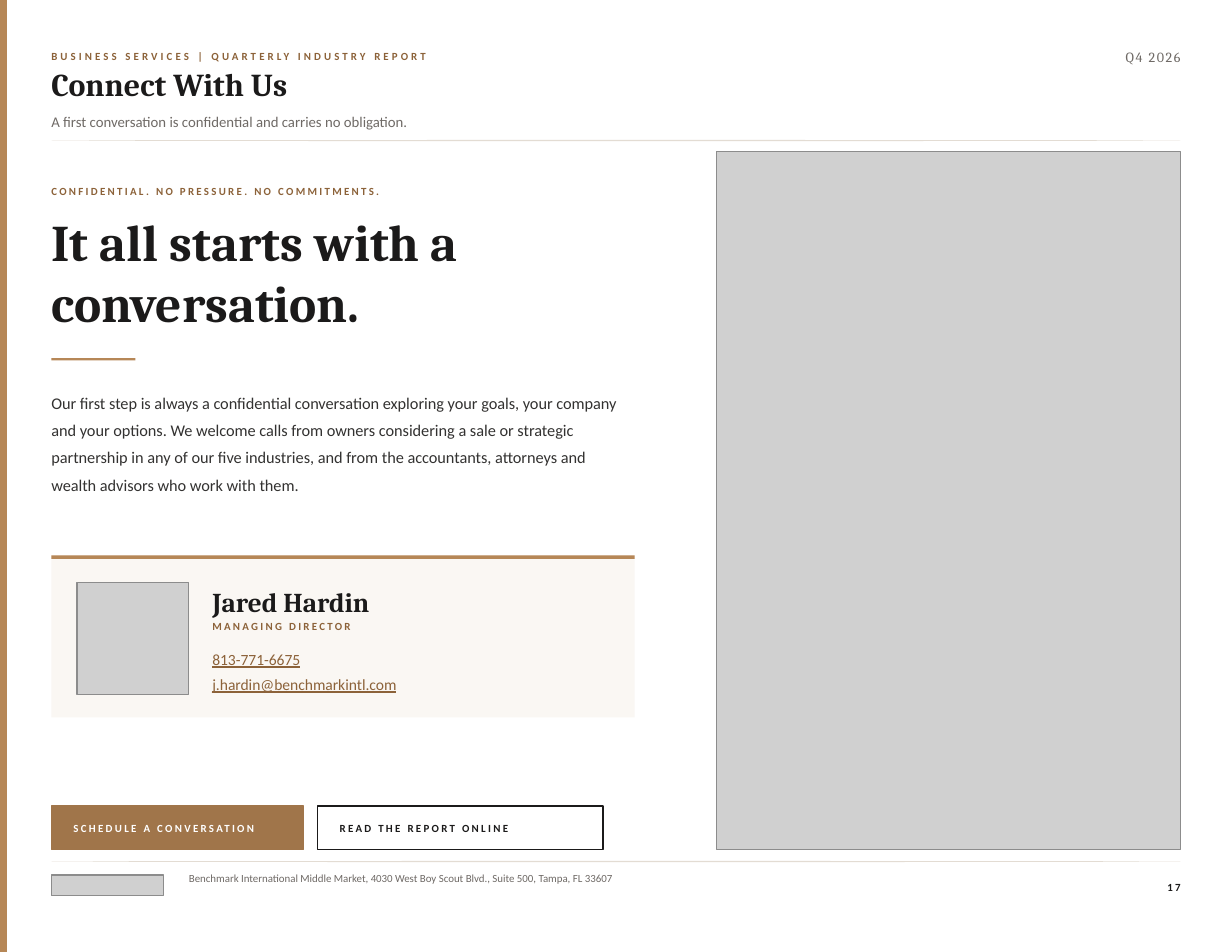
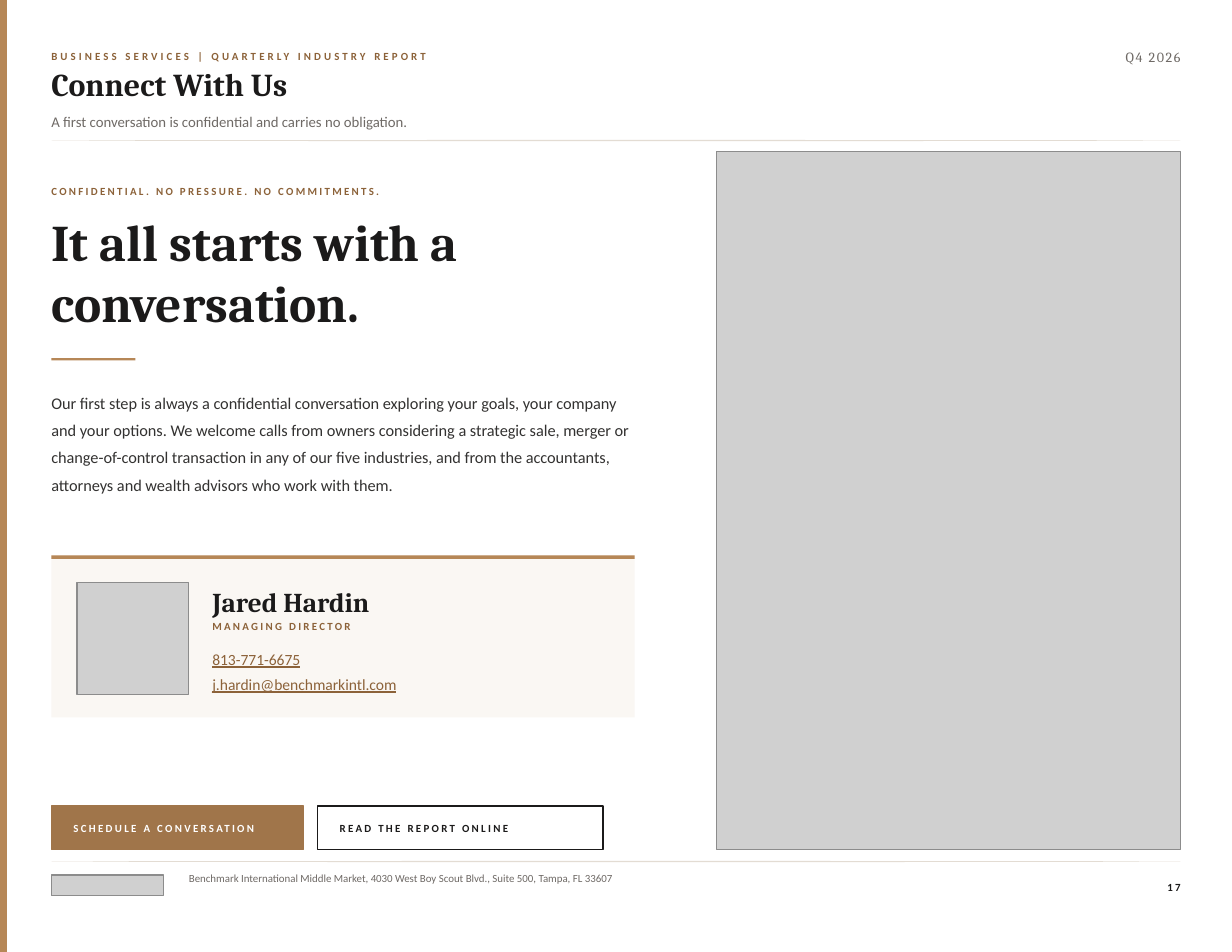
Before and after one commit to jp-hardin/about, a slide deck: slide 17 of mid-market-practice/_build/reports/business-services-q4-2026/brief.pptx. Drawn at 1232x952 pixels with LibreOffice and Linux fonts; fonts in the diff are those of the drawing; grey boxes stand for pictures. Boxes give left, top, right and bottom in pixels: in the first picture for what was removed or moved away, otherwise in the second. Text is boxed around its words. In the diff, an @@ line names an element or a change of style, - is before the commit and + after.

```diff
--- a/mid-market-practice/_build/reports/business-services-q4-2026/brief.pptx
+++ b/mid-market-practice/_build/reports/business-services-q4-2026/brief.pptx
@@ text at (x1=51, y1=397, x2=629, y2=494): text changed @@
-Our first step is always a confidential conversation exploring your goals, your company and your options. We welcome calls from owners considering a sale or strategic partnership in any of our five industries, and from the accountants, attorneys and wealth advisors who work with them.
+Our first step is always a confidential conversation exploring your goals, your company and your options. We welcome calls from owners considering a strategic sale, merger or change-of-control transaction in any of our five industries, and from the accountants, attorneys and wealth advisors who work with them.
```
Also in this commit, not shown: 2 other slides changed, 38 other files.
